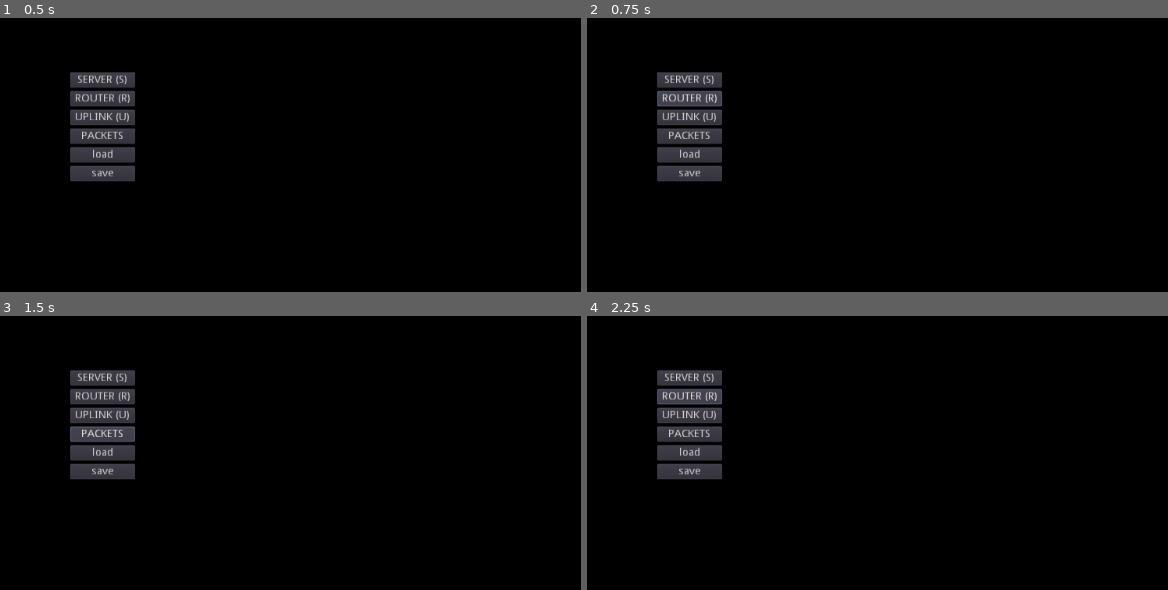
Above: before the commit, frames 1-4 (two rows, left to right).
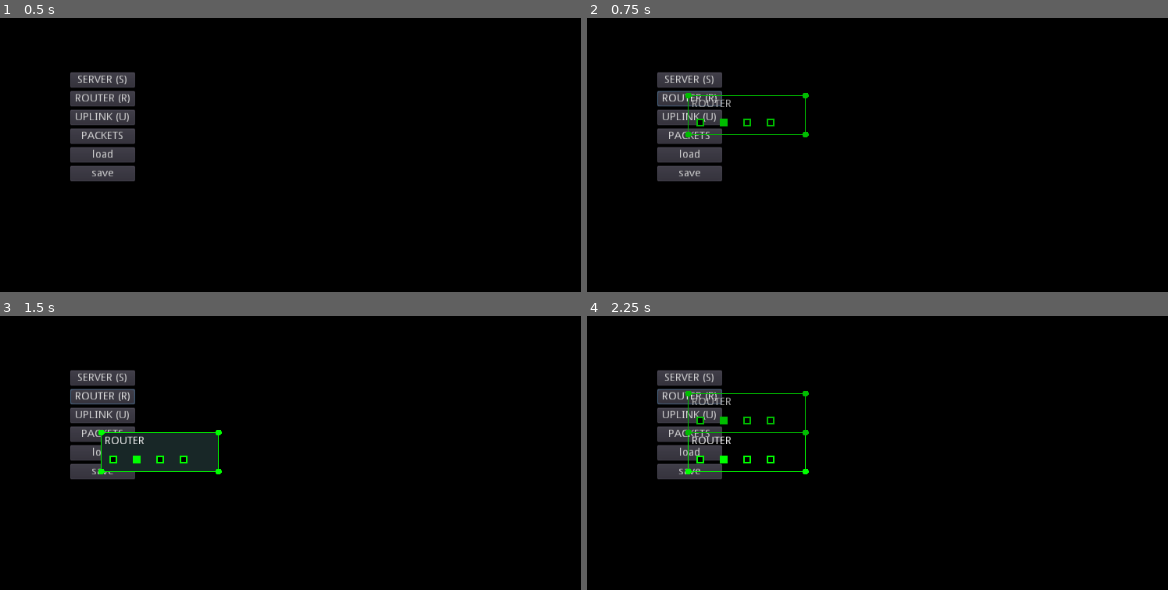
Above: after the commit, the same moments.

Repository: vinzBad/dcsim
Game: Godot game, scene res://scenes/main.tscn
Same seed, same stepped clock (60 frames per second), same inputs: the game is played once before the commit and once after it.
Inputs:
- Up to frame 1 (0.5 s): no input
- Up to frame 2 (0.75 s): click "ROUTER (R)" at 0.5 s
- Up to frame 3 (1.5 s): click "PACKETS" at 1.25 s
- Up to frame 4 (2.25 s): click "ROUTER (R)" at 2 s

Frame 1 is identical in both runs. In frame 2, 0.5% of the frame differs, in the area x 16-39%, y 27-44%; in frame 3, 3.1%, in the area x 12-39%, y 26-59%; in frame 4, 1.0%.
Error before the commit: Parse Error: Mixed tabs and spaces in indentation. (res://scenes/main.gd:74)

Commit message:
aktueller stand

Diff:
--- a/g.gd
+++ b/g.gd
@@ -8,14 +8,18 @@
 var uplink = preload("res://nodes/devices/uplink/uplink.tscn")
 var packet = preload("res://nodes/bits/packet/packet.tscn")
 
-var grid_size = 24
+var grid_size = 10
 
 var NEEDS_PORT_CLICK = "NEEDS_PORT_CLICK"
 
-func gridify(vec:Vector2):
-	vec.x = int(vec.x / grid_size) * grid_size
-	vec.y = int(vec.y / grid_size) * grid_size
+func ridify(vec:Vector2, align:Vector2=Vector2.INF):
+	if vec.x != align.x:
+		vec.x = int(vec.x / grid_size) * grid_size
+	if vec.y !=align.y:
+		vec.y = int(vec.y / grid_size) * grid_size
+
 	return vec
+
 
 
 var packet_nav:AStar = AStar.new()
--- a/nodes/bits/connection/connection.gd
+++ b/nodes/bits/connection/connection.gd
@@ -47,11 +47,13 @@
 	var d = lp - target
 
 	if d.x == 0 or d.y == 0:
-		next_points = [target]
+		next_points = [g.ridify(target, lp)]
 	elif abs(d.x) < abs(d.y):
-		next_points = [Vector2(lp.x, target.y), target]
+		var np = g.ridify(Vector2(lp.x, target.y), lp)
+		next_points = [np, g.ridify(target, np)]
 	else:
-		next_points = [Vector2(target.x, lp.y), target]
+		var np = g.ridify(Vector2(target.x, lp.y), lp)
+		next_points = [np, g.ridify(target, np)]
 
 func _process(delta):
 	if is_active:
@@ -60,11 +62,12 @@
 
 func _draw():
 	var lp = Vector2.ZERO
-	draw_circle(lp, 4, color)
+	#draw_circle(lp, 4, color)
 	for p in points:
 		draw_line(lp, p, color, 2)
 		lp = p
-	draw_circle(lp, 4, color)
+#	if !is_active:
+#		draw_circle(lp, 4, color)
 	for p in next_points:
 		draw_line(lp, p, color)
 		lp = p
--- a/nodes/bits/connection/connection.tscn
+++ b/nodes/bits/connection/connection.tscn
@@ -3,6 +3,6 @@
 [ext_resource path="res://nodes/bits/connection/connection.gd" type="Script" id=1]
 
 [node name="connection" type="Node2D"]
-z_index = -10
+z_index = 10
 z_as_relative = false
 script = ExtResource( 1 )
--- a/nodes/bits/port/port.gd
+++ b/nodes/bits/port/port.gd
@@ -34,12 +34,11 @@
 	device = get_parent().get_parent()
 
 
-
 func _draw():
 	var rect = Rect2($control.rect_position, $control.rect_size)
 	var hover_rect = Rect2(rect.position + Vector2(2,2), rect.size - Vector2(4,4))
+
 	draw_rect(rect, color)
-
 	if !is_hovering :
 		draw_rect(hover_rect, Color.black)
 
--- a/nodes/devices/device.gd
+++ b/nodes/devices/device.gd
@@ -7,12 +7,14 @@
 # var a = 2
 # var b = "text"
 
-export var width = 6 * 24
-export var height = 2 * 24
 export var color = Color.green
+export var hover_color = Color.black
+
 export var device_type = "DEVICE"
 
 onready var uid = g.get_uid()
+
+var is_hovering = false
 
 # Called when the node enters the scene tree for the first time.
 func _ready():
@@ -21,12 +23,18 @@
 func start():
 	g.packet_nav.add_point(uid, Vector3(global_position.x, global_position.y, 0))
 	add_to_group(device_type)
+
 # Called every frame. 'delta' is the elapsed time since the previous frame.
 #func _process(delta):
 #	pass
 
 func _draw():
-	draw_rect(Rect2(Vector2.ZERO, Vector2(width, height)), color, false)
+	var rect = Rect2($control.rect_position, $control.rect_size)
+	var height = rect.size.y
+	var width = rect.size.x
+	if is_hovering:
+		draw_rect(rect, hover_color, true)
+	draw_rect(rect, color, false)
 	for p in [Vector2.ZERO, Vector2(0, height), Vector2(width, 0), Vector2(width, height)]:
 		draw_circle(p, 4, color)
 
@@ -54,3 +62,13 @@
 
 func load(data):
 	start()
+
+
+func _on_control_mouse_entered():
+	is_hovering = true
+	update()
+
+
+func _on_control_mouse_exited():
+	is_hovering = false
+	update()
--- a/nodes/devices/device.tscn
+++ b/nodes/devices/device.tscn
@@ -4,8 +4,13 @@
 
 [node name="device" type="Node2D"]
 script = ExtResource( 1 )
+hover_color = Color( 0.0980392, 0.156863, 0.156863, 1 )
 
-[node name="label" type="Label" parent="."]
+[node name="control" type="Control" parent="."]
+margin_right = 150.0
+margin_bottom = 50.0
+
+[node name="label" type="Label" parent="control"]
 margin_left = 4.21053
 margin_top = 4.21053
 margin_right = 49.2105
@@ -15,3 +20,5 @@
 [node name="ports" type="Node2D" parent="."]
 
 [node name="services" type="Node2D" parent="."]
+[connection signal="mouse_entered" from="control" to="." method="_on_control_mouse_entered"]
+[connection signal="mouse_exited" from="control" to="." method="_on_control_mouse_exited"]
--- a/nodes/devices/router/router.tscn
+++ b/nodes/devices/router/router.tscn
@@ -8,17 +8,17 @@
 ] instance=ExtResource( 1 )]
 device_type = "ROUTER"
 
-[node name="label" parent="." index="0"]
+[node name="label" parent="control" index="0"]
 text = "ROUTER"
 
 [node name="port1" parent="ports" index="0" instance=ExtResource( 2 )]
-position = Vector2( 14.5789, 35.0526 )
+position = Vector2( 15, 35 )
 
 [node name="port2" parent="ports" index="1" instance=ExtResource( 2 )]
-position = Vector2( 41.9474, 35.0526 )
+position = Vector2( 45, 35 )
 
 [node name="port3" parent="ports" index="2" instance=ExtResource( 2 )]
-position = Vector2( 73.5263, 34 )
+position = Vector2( 75, 35 )
 
 [node name="port4" parent="ports" index="3" instance=ExtResource( 2 )]
-position = Vector2( 107.211, 34 )
+position = Vector2( 105, 35 )
--- a/nodes/devices/server/server.tscn
+++ b/nodes/devices/server/server.tscn
@@ -3,11 +3,11 @@
 [ext_resource path="res://nodes/devices/device.tscn" type="PackedScene" id=1]
 [ext_resource path="res://nodes/bits/port/port.tscn" type="PackedScene" id=2]
 
-[node name="server" index="0" instance=ExtResource( 1 )]
+[node name="server" instance=ExtResource( 1 )]
 device_type = "SERVER"
 
-[node name="label" parent="." index="0"]
+[node name="label" parent="control" index="0"]
 text = "SERVER"
 
 [node name="port1" parent="ports" index="0" instance=ExtResource( 2 )]
-position = Vector2( 15.6316, 30.8421 )
+position = Vector2( 15, 35 )
--- a/nodes/devices/uplink/uplink.tscn
+++ b/nodes/devices/uplink/uplink.tscn
@@ -4,13 +4,14 @@
 [ext_resource path="res://nodes/bits/port/port.tscn" type="PackedScene" id=2]
 
 [node name="uplink" instance=ExtResource( 1 )]
-width = 64
-height = 64
 color = Color( 0, 0.368627, 1, 1 )
 device_type = "UPLINK"
 
-[node name="label" parent="." index="0"]
-text = "UPLINK"
+[node name="control" parent="." index="0"]
+margin_right = 50.0
+
+[node name="label" parent="control" index="0"]
+text = "INTERNET"
 
 [node name="port" parent="ports" index="0" instance=ExtResource( 2 )]
-position = Vector2( 28.2632, 43.4737 )
+position = Vector2( 25, 35 )
--- a/scenes/main.gd
+++ b/scenes/main.gd
@@ -71,8 +71,9 @@
 
 	if event is InputEventMouseMotion and left_pressed:
 		if not active_device and not active_connection:
-	        $camera.move_local_x(event.relative.x)
-	        $camera.move_local_y(event.relative.y)
+			$camera.move_local_x(event.relative.x)
+			$camera.move_local_y(event.relative.y)
+#			update()
 
 	# when setting device stop input from propagating
 	if active_device:
@@ -82,11 +83,18 @@
 
 func _process(delta):
 	if active_device:
-		active_device.global_position = get_global_mouse_position()
+		active_device.global_position = g.ridify(get_global_mouse_position())
 		active_device.modulate = Color.gray
 
 
-
+#func _draw():
+#	var vw = $camera.get
+#	var p = Vector2.ZERO
+#	for x in range(vw.size.x/g.grid_size):
+#		for y in range(vw.size.y/g.grid_size):
+#			p = g.ridify(Vector2(x*g.grid_size + vw.position.x, y*g.grid_size+vw.position.y))
+#			draw_circle(p, 1, Color.blue)
+#
 
 func set_active_device(dev:Node2D):
 	if active_device:
--- a/scenes/main.tscn
+++ b/scenes/main.tscn
@@ -75,7 +75,7 @@
 script = ExtResource( 2 )
 
 [node name="packet_timer" type="Timer" parent="."]
-wait_time = 0.1
+wait_time = 0.25
 autostart = true
 [connection signal="pressed" from="gui/vbox/create_server" to="." method="_on_create_server_pressed"]
 [connection signal="pressed" from="gui/vbox/create_router" to="." method="_on_create_router_pressed"]
Not shown, changed: .gitignore
Not shown, added: export.sh
